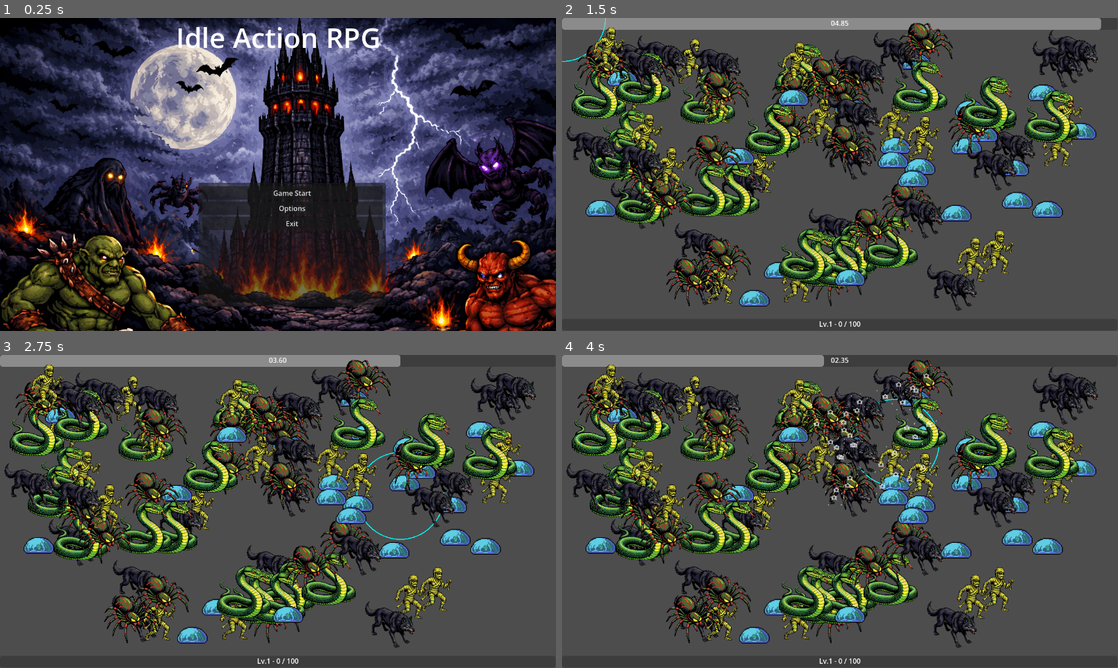
Above: before the commit, frames 1-4 (two rows, left to right).
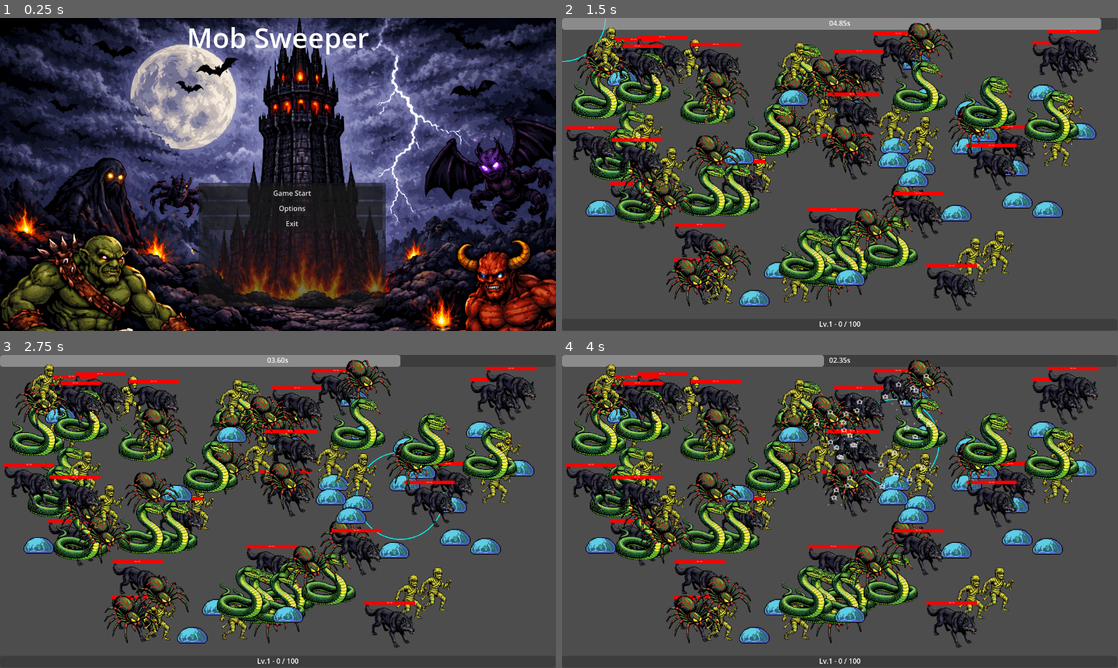
Above: after the commit, the same moments.

Repository: Chopstick83/godot_idle_arpg
Game: Godot game, scene res://mainmenu.tscn
Two runs of this game, one before a commit and one after it. Both use one fixed random seed, a clock stepped at 60 frames per second and the inputs below. The engine's default icon, where the game draws it, is replaced by a stand-in: a white triangle on a blue panel in a dark square.
Inputs (mouse positions are in pixels of both pictures, inside the frame that each line leads up to):
- Up to frame 1 (0.25 s): no input
- Up to frame 2 (1.5 s): click "Game Start" at 0.5 s; click "Battle Start" at 1.25 s
- Up to frame 3 (2.75 s): move the mouse to (400, 495) at 2.02 s; click (400, 495) at 2.17 s
- Up to frame 4 (4 s): move the mouse to (728, 527) at 2.77 s; click (728, 527) at 2.92 s; move the mouse to (895, 442) at 3.52 s; click (895, 442) at 3.67 s

The runs differ from the first frame. In frame 1, 1.3% of the frame differs, in the area x 32-69%, y 2-12%; in frame 2, 1.8%; in frame 3, 1.8%; in frame 4, 1.8%, in the area x 0-97%, y 0-80%.

Commit message:
feat: 세이브 시스템 구현 및 데이터 연동

Diff:
--- a/Enemy/enemy.gd
+++ b/Enemy/enemy.gd
@@ -1,13 +1,13 @@
 extends Node2D
 
 @export var hp = 100
-@export var exp = 20
+@export var xp = 20
 
-signal died(exp: int)
+signal died(xp: int)
 
 func enemy_damaged(damage: float):
 	if damage >= hp:
-		died.emit(exp)
+		died.emit(xp)
 		queue_free()
 	else:
 		hp -= damage
--- a/Enemy/wolf.tscn
+++ b/Enemy/wolf.tscn
@@ -5,6 +5,11 @@
 
 [sub_resource type="RectangleShape2D" id="RectangleShape2D_dvde6"]
 size = Vector2(116, 108)
+
+[sub_resource type="StyleBoxFlat" id="StyleBoxFlat_dvde6"]
+
+[sub_resource type="StyleBoxFlat" id="StyleBoxFlat_p67tn"]
+bg_color = Color(1, 0, 0, 1)
 
 [node name="Wolf" type="Node2D" unique_id=1357652553]
 script = ExtResource("1_dvde6")
@@ -18,3 +23,24 @@
 
 [node name="CollisionShape2D" type="CollisionShape2D" parent="Area2D" unique_id=852806467]
 shape = SubResource("RectangleShape2D_dvde6")
+
+[node name="HealthBar" type="ProgressBar" parent="." unique_id=687546]
+offset_left = -58.0
+offset_top = -54.0
+offset_right = 58.0
+offset_bottom = -46.0
+theme_override_styles/background = SubResource("StyleBoxFlat_dvde6")
+theme_override_styles/fill = SubResource("StyleBoxFlat_p67tn")
+step = 1.0
+value = 100.0
+show_percentage = false
+
+[node name="HealthLabel" type="Label" parent="HealthBar" unique_id=436035850]
+layout_mode = 0
+offset_right = 116.0
+offset_bottom = 8.0
+theme_override_font_sizes/font_size = 4
+text = "10 / 10"
+horizontal_alignment = 1
+vertical_alignment = 1
+autowrap_trim_flags = 0
--- /dev/null
+++ b/Resources/save_manager.gd
@@ -0,0 +1,13 @@
+class_name SaveManager
+extends Node
+
+const SAVE_PATH: String = "user://save.tres"
+
+static func save_game(data: UserSaveData) -> void:
+	ResourceSaver.save(data, SAVE_PATH)
+
+static func load_game() -> UserSaveData:
+	if FileAccess.file_exists(SAVE_PATH):
+		return ResourceLoader.load(SAVE_PATH) as UserSaveData
+	else:
+		return UserSaveData.new()
--- /dev/null
+++ b/Resources/user_save_data.gd
@@ -0,0 +1,7 @@
+extends Resource
+class_name UserSaveData
+
+@export var level: int = 1
+@export var xp: float = 0
+@export var max_xp: float = 100
+@export var wait_time: float = 5
--- a/main.gd
+++ b/main.gd
@@ -32,9 +32,7 @@
 const mouse_radius = 100
 var current_mouse_pos: Vector2
 
-var player_level = 1
-var player_exp = 0
-var wait_time = 5.0
+var user_save_data: UserSaveData
 
 # Debug
 func _draw() -> void:
@@ -43,21 +41,21 @@
 
 func _process(_delta: float) -> void:
 	stage_timer_progress_bar.value = stage_timer.time_left
-	stage_time_left.text = "%05.2f" % stage_timer.time_left
+	stage_time_left.text = "%05.2fs" % stage_timer.time_left
 	queue_redraw()
 
 func _physics_process(_delta: float) -> void:
 	area_2d.global_position = current_mouse_pos
 
 func _ready() -> void:
-	player_exp = 0
-	wait_time = 5.0
+	user_save_data = SaveManager.load_game()
+
 	collision_shape_2d.shape.radius = mouse_radius
-	exp_progress_bar.max_value = 100
+	exp_progress_bar.max_value = user_save_data.max_xp
 
 	reset_enemies()
-	reset_timer(wait_time)
-	update_exp_text(0.0)
+	reset_timer(user_save_data.wait_time)
+	update_exp_text(user_save_data.xp)
 
 func reset_enemies():
 	var num_enemies = 100
@@ -106,23 +104,24 @@
 		enemy.get_parent().enemy_damaged(attack_damage)
 
 func get_exp(_exp: int):
-	player_exp += _exp
-	if player_exp >= exp_progress_bar.max_value:
-		player_exp -= exp_progress_bar.max_value
-		player_level += 1
+	user_save_data.xp += _exp
+	if user_save_data.xp >= exp_progress_bar.max_value:
+		user_save_data.xp -= exp_progress_bar.max_value
+		user_save_data.level += 1
+		user_save_data.max_xp += 100
 		exp_progress_bar.max_value += 100
 
-		update_exp_text(player_exp)
+		update_exp_text(user_save_data.xp)
 
 	# 이 부분 적 사망시에 호출되는 시그널이라 tween과 update_text로 사용하지 않도록 수정 필요
 	var tween = create_tween()
-	tween.tween_property(exp_progress_bar, "value", player_exp, 0.1).set_trans(Tween.TRANS_SINE)
+	tween.tween_property(exp_progress_bar, "value", user_save_data.xp, 0.1).set_trans(Tween.TRANS_SINE)
 
 func _on_exp_progress_bar_value_changed(value: float) -> void:
 	update_exp_text(value)
 
 func update_exp_text(value):
-	exp_text.text = "Lv.%d - %d / %d" % [player_level, int(value), exp_progress_bar.max_value]
+	exp_text.text = "Lv.%d - %d / %d" % [user_save_data.level, int(value), exp_progress_bar.max_value]
 
 func _on_area_2d_area_entered(area: Area2D) -> void:
 	if not enemies_in_area.has(area):
@@ -134,13 +133,14 @@
 
 func _on_stage_timer_timeout() -> void:
 	get_tree().call_group("spawned_enemies", "queue_free")
-	exp_label.text = "Earned Exp: %.0f" % player_exp
+	exp_label.text = "Earned Exp: %.0f" % user_save_data.xp
 	result_panel.show()
+	SaveManager.save_game(user_save_data)
 
 func _on_continue_battle_button_pressed() -> void:
 	result_panel.hide()
 	reset_enemies()
-	reset_timer(wait_time)
+	reset_timer(user_save_data.wait_time)
 
 func _on_return_to_base_button_pressed() -> void:
 	get_tree().change_scene_to_file("res://SkillTree/skill_tree.tscn")
--- a/mainmenu.tscn
+++ b/mainmenu.tscn
@@ -30,7 +30,7 @@
 offset_bottom = 107.0
 grow_horizontal = 2
 theme_override_font_sizes/normal_font_size = 64
-text = "Idle Action RPG"
+text = "Mob Sweeper"
 fit_content = true
 scroll_active = false
 autowrap_mode = 0
Not shown, added: Resources/save_manager.gd.uid
Not shown, added: Resources/user_save_data.gd.uid
